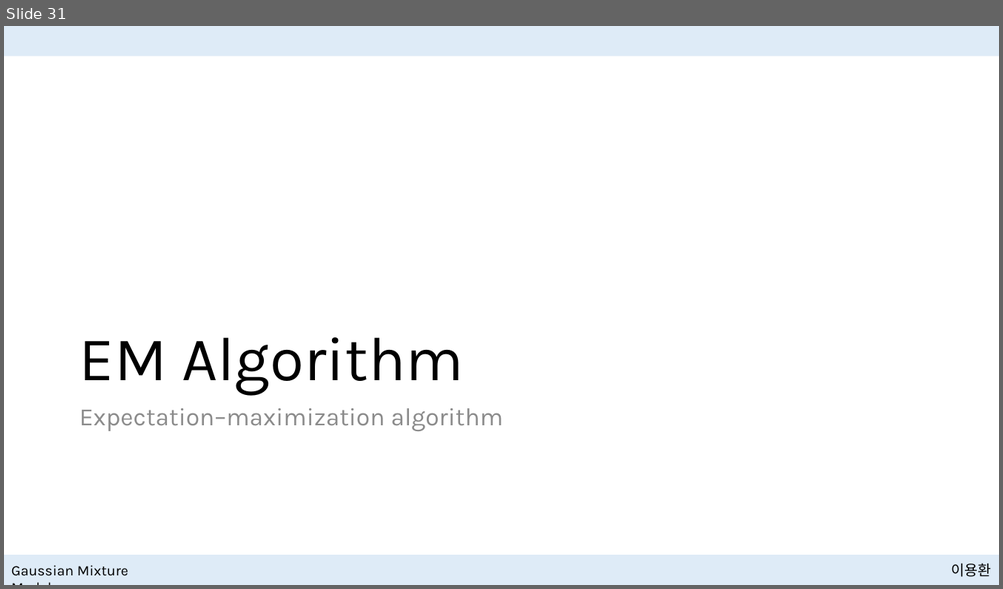
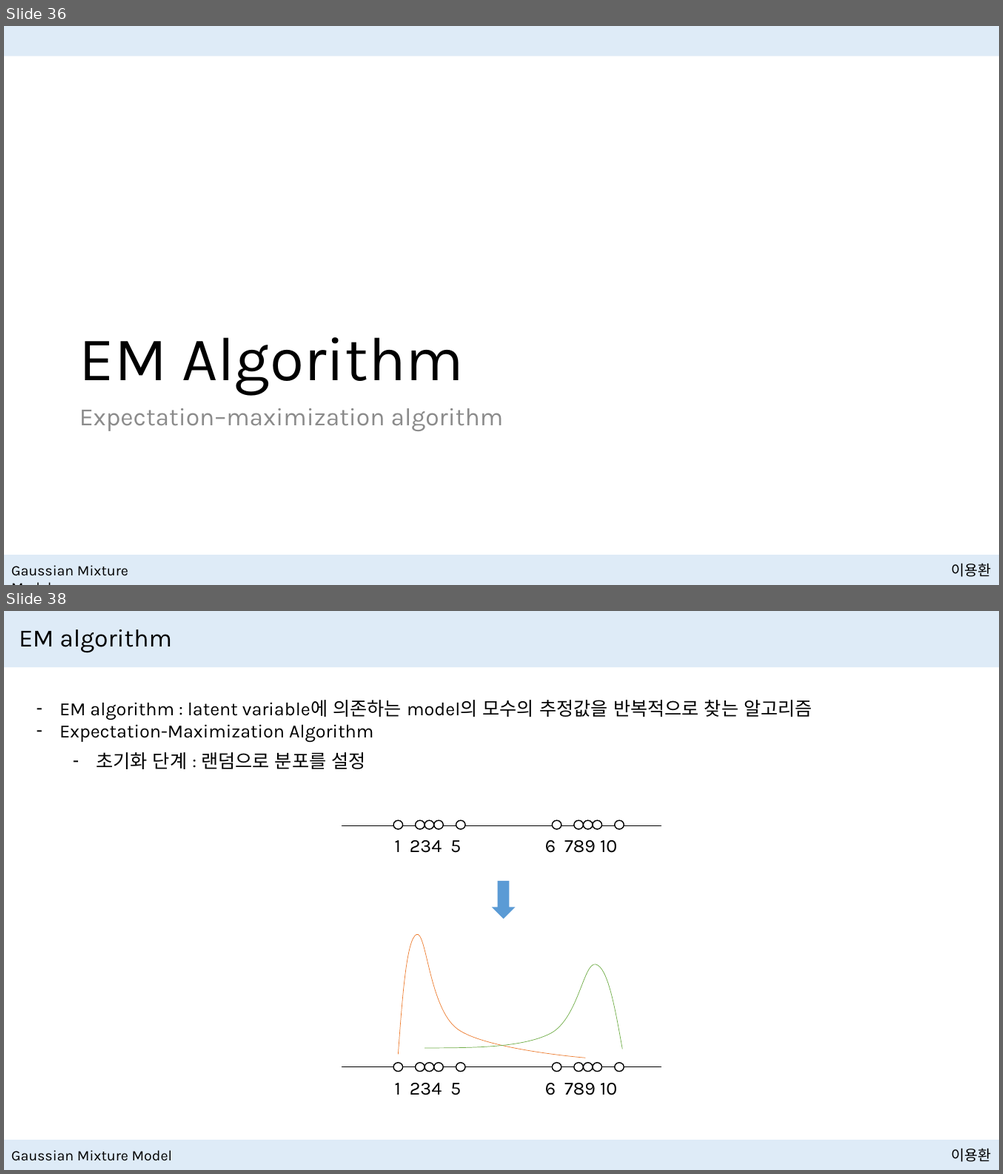
Before and after one commit to NewPlus/SeminarforNLP, a slide deck: Seminar/Gaussian Mixture Model/Presentation files/Gaussian Mixture.pptx. Shown one above the other, each under a label of ours: slide 31 before the commit, slides 36 and 38 after it; the slides between them are not shown. The pictures are 1003x589 and 1003x1174 pixels, drawn with LibreOffice and Linux fonts; fonts in the diff are those of the drawing. Boxes give left, top, right and bottom in pixels: in the first picture for what was removed or moved away, otherwise in the second. Text is boxed around its words. In the diff, an @@ line names an element or a change of style, - is before the commit and + after.

```diff
--- a/Seminar/Gaussian Mixture Model/Presentation files/Gaussian Mixture.pptx
+++ b/Seminar/Gaussian Mixture Model/Presentation files/Gaussian Mixture.pptx
@@ slide 38 added at [4, 611, 999, 1170], background #FFFFFF; not listed: 2 template elements that a slide beside it also shows @@
@@ rectangle added at [4, 611, 999, 667], fill #DEEBF7 @@
@@ title added at [19, 629, 172, 653], 24 pt, text #000000 @@
+EM algorithm
@@ text added at [60, 700, 812, 742], 18 pt, text #000000 @@
+– EM algorithm : latent variable에 의존하는 model의 모수의 추정값을 반복적으로 찾는 알고리즘
+– Expectation-Maximization Algorithm
@@ text added at [96, 752, 366, 769], 18 pt, text #000000 @@
+– 초기화 단계 : 랜덤으로 분포를 설정
@@ line added from (342, 826) to (661, 826), #000000 0.5 pt @@
@@ ellipse added at [393, 820, 402, 829], fill #FFFFFF, outline #000000 1 pt @@
@@ ellipse added at [415, 820, 424, 829], fill #FFFFFF, outline #000000 1 pt @@
@@ ellipse added at [425, 820, 434, 829], fill #FFFFFF, outline #000000 1 pt @@
@@ ellipse added at [434, 820, 443, 829], fill #FFFFFF, outline #000000 1 pt @@
@@ ellipse added at [456, 820, 465, 829], fill #FFFFFF, outline #000000 1 pt @@
@@ ellipse added at [552, 820, 560, 829], fill #FFFFFF, outline #000000 1 pt @@
@@ ellipse added at [574, 820, 583, 829], fill #FFFFFF, outline #000000 1 pt @@
@@ ellipse added at [583, 820, 592, 829], fill #FFFFFF, outline #000000 1 pt @@
@@ ellipse added at [593, 820, 602, 829], fill #FFFFFF, outline #000000 1 pt @@
@@ ellipse added at [614, 820, 623, 829], fill #FFFFFF, outline #000000 1 pt @@
@@ text added at [395, 840, 617, 853], 18 pt, text #000000 @@
+1 234 5 6 789 10
@@ down arrow added at [492, 881, 515, 919], fill #5B9BD5 @@
@@ group added at [342, 935, 661, 1072]: 10 ellipses, 2 freeform shapes, 1 line @@
@@ text added at [395, 1083, 617, 1096], 18 pt, text #000000 @@
+1 234 5 6 789 10
@@ text added at [11, 1150, 173, 1162], 14 pt, text #000000 @@
+Gaussian Mixture Model
@@ what was slide 31 is now slide 36 @@
```
Also in this commit, not shown: 5 slides changed, 44 other slides added, 1 other file.
